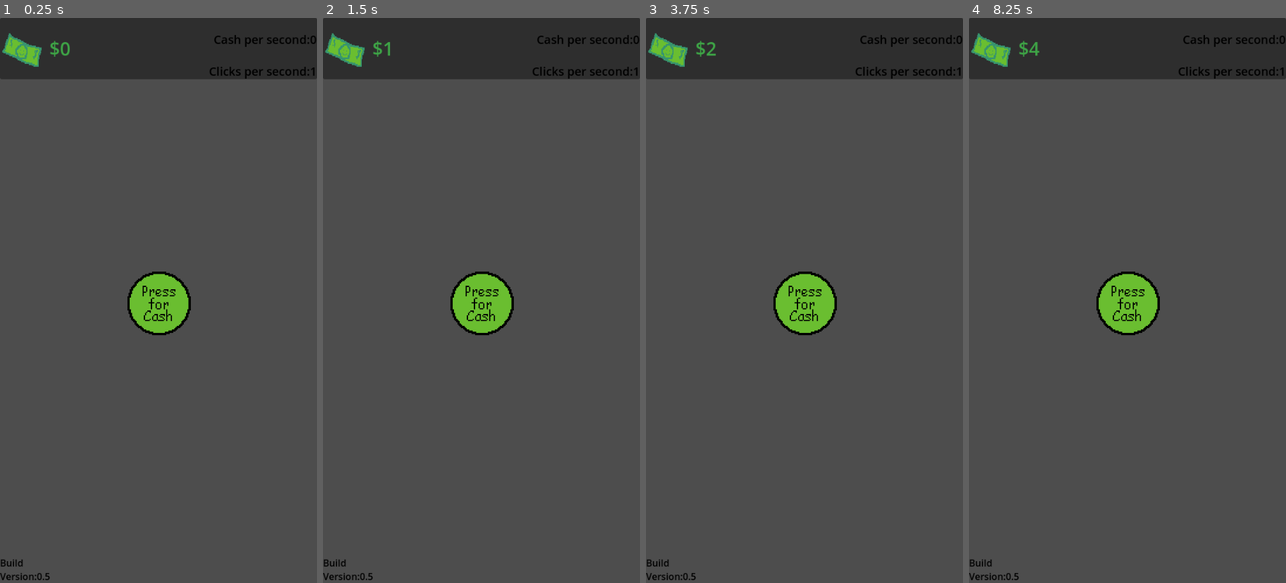
Above: before the commit, frames 1-4 (left to right).
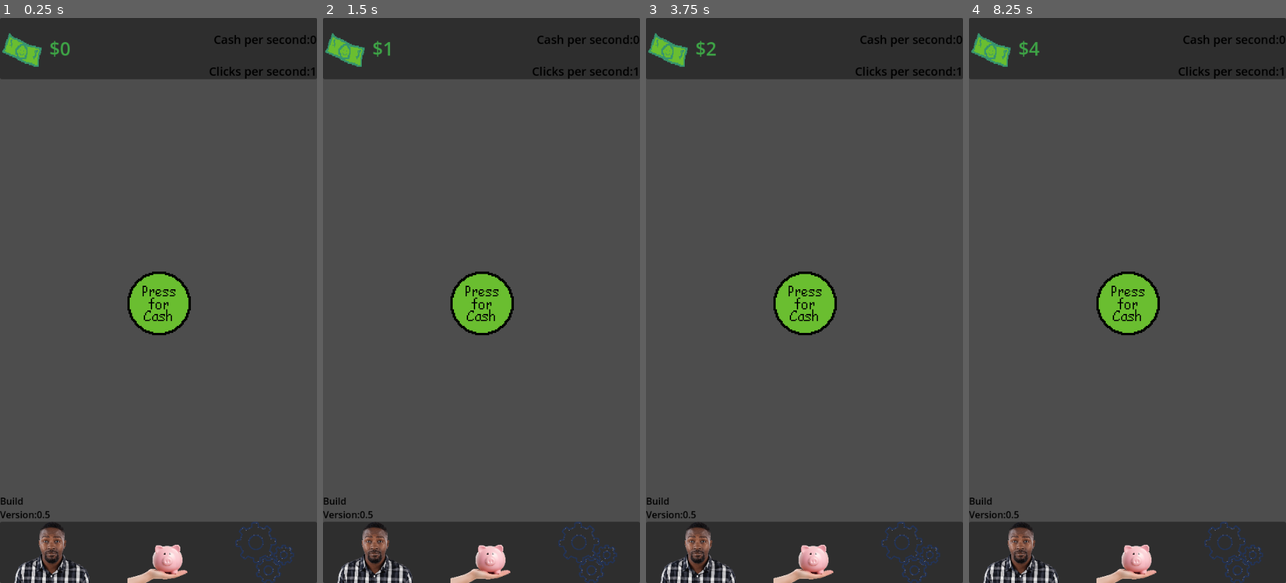
Above: after the commit, the same moments.

Repository: digitalpotato96/Clicker_Game
Game: Godot game, scene res://Scenes/Root.tscn
Two runs of this game, one before a commit and one after it. Both use one fixed random seed, a clock stepped at 60 frames per second and the inputs below.
Inputs (mouse positions are in pixels of both pictures, inside the frame that each line leads up to):
- Up to frame 1 (0.25 s): no input
- Up to frame 2 (1.5 s): click (481, 306) at 0.5 s; click (373, 554) at 1.27 s
- Up to frame 3 (3.75 s): click (804, 554) at 2.02 s; click (912, 554) at 2.77 s; click (804, 306) at 3.5 s
- Up to frame 4 (8.25 s): click (1019, 554) at 4.27 s; click (1127, 554) at 5.02 s; click (1127, 306) at 5.75 s; click (1019, 554) at 6.52 s; click (1127, 554) at 7.27 s; tap Enter at 8 s

The runs differ from the first frame. In frame 1, 11% of the frame differs, in the area x 0-100%, y 84-100%; in frame 2, 11%; in frame 3, 11%; in frame 4, 11%.

Commit message:
v1.5
Added bottom menu and buttons, as well as place holder art for said buttons.
also added clicker scene for clicker only parts and related scene parts.

Diff:
--- a/Legacy/Scenes/Main_UI.tscn
+++ b/Legacy/Scenes/Main_UI.tscn
@@ -1,9 +1,9 @@
 [gd_scene load_steps=6 format=3 uid="uid://bwl5rqw6jhicr"]
 
 [ext_resource type="Script" uid="uid://pmofxmqdd121" path="res://Legacy/Scripts/MainUI.gd" id="1_1b2bo"]
-[ext_resource type="Texture2D" uid="uid://bblxwa3dj8uoc" path="res://Legacy/Assets/piggy.png" id="2_v2k75"]
+[ext_resource type="Texture2D" uid="uid://bblxwa3dj8uoc" path="res://Sprites/piggy.png" id="2_v2k75"]
 [ext_resource type="Texture2D" uid="uid://cfvbx5510oq1o" path="res://Sprites/dollar.png" id="3_wk3fd"]
-[ext_resource type="Texture2D" uid="uid://cfovc2jo6at3l" path="res://Legacy/Assets/setting placeholder.png" id="4_w0gnm"]
+[ext_resource type="Texture2D" uid="uid://cfovc2jo6at3l" path="res://Sprites/setting placeholder.png" id="4_w0gnm"]
 [ext_resource type="Texture2D" uid="uid://b52cmpthoeur0" path="res://Legacy/Assets/Point.png" id="5_v2k75"]
 
 [node name="Main ui" type="CanvasLayer"]
--- a/Legacy/Scenes/shop_scene.tscn
+++ b/Legacy/Scenes/shop_scene.tscn
@@ -6,7 +6,7 @@
 [ext_resource type="Texture2D" uid="uid://c68k5wxc7dxc2" path="res://Legacy/Assets/Shop/Spud_talk.png" id="3_jwdga"]
 [ext_resource type="Texture2D" uid="uid://cfvbx5510oq1o" path="res://Sprites/dollar.png" id="4_jwdga"]
 [ext_resource type="Texture2D" uid="uid://d0knuymwg47rp" path="res://Legacy/Assets/Shop/plank.png" id="4_nkmxo"]
-[ext_resource type="Texture2D" uid="uid://cfovc2jo6at3l" path="res://Legacy/Assets/setting placeholder.png" id="5_uxpe5"]
+[ext_resource type="Texture2D" uid="uid://cfovc2jo6at3l" path="res://Sprites/setting placeholder.png" id="5_uxpe5"]
 [ext_resource type="Texture2D" uid="uid://b52cmpthoeur0" path="res://Legacy/Assets/Point.png" id="6_uxpe5"]
 
 [sub_resource type="Animation" id="Animation_bf58t"]
--- /dev/null
+++ b/Scenes/Menus_Interactions.gd
@@ -0,0 +1,22 @@
+extends PanelContainer
+
+
+# Called when the node enters the scene tree for the first time.
+func _ready() -> void:
+	pass # Replace with function body.
+
+# Called every frame. 'delta' is the elapsed time since the previous frame.
+func _process(delta: float) -> void:
+	pass
+
+#opens the theme menu when the button is pressed.
+func _on_custom_toggled(toggled_on: bool) -> void:
+	pass # Replace with function body.
+
+#triggers a transition to the shop scene when the button is pressed.
+func _on_shop_pressed() -> void:
+	pass # Replace with function body.
+
+#opens the settings menu when the button is pressed.
+func _on_settings_pressed() -> void:
+	pass # Replace with function body.
--- a/Scenes/Root.tscn
+++ b/Scenes/Root.tscn
@@ -1,10 +1,13 @@
-[gd_scene load_steps=6 format=3 uid="uid://bvcj6qe4ejd8k"]
+[gd_scene load_steps=9 format=3 uid="uid://bvcj6qe4ejd8k"]
 
 [ext_resource type="Texture2D" uid="uid://cfvbx5510oq1o" path="res://Sprites/dollar.png" id="1_a5hps"]
 [ext_resource type="Script" uid="uid://bn8si3ceu8npx" path="res://Scripts/Counter.gd" id="1_kqog5"]
 [ext_resource type="Script" uid="uid://billr0gixlytx" path="res://Scripts/Extra.gd" id="1_oss8w"]
-[ext_resource type="Script" uid="uid://2s8lhkynh6gp" path="res://Scripts/test_clicker.gd" id="4_oss8w"]
-[ext_resource type="Texture2D" uid="uid://ximrseswof51" path="res://Sprites/Money button.png" id="4_pl8e4"]
+[ext_resource type="Script" uid="uid://ddak1c14lxvje" path="res://Scenes/Menus_Interactions.gd" id="4_b3i5h"]
+[ext_resource type="Texture2D" uid="uid://bgixaqm1a5kbu" path="res://Sprites/Custom placeholder.png" id="4_is6ib"]
+[ext_resource type="Texture2D" uid="uid://cfovc2jo6at3l" path="res://Sprites/setting placeholder.png" id="4_oss8w"]
+[ext_resource type="Texture2D" uid="uid://bblxwa3dj8uoc" path="res://Sprites/piggy.png" id="4_pl8e4"]
+[ext_resource type="PackedScene" uid="uid://dxaurdtg58xtt" path="res://main_clciker_scene.tscn" id="4_sxhdm"]
 
 [node name="Main" type="Node"]
 script = ExtResource("1_oss8w")
@@ -62,12 +65,47 @@
 horizontal_alignment = 2
 vertical_alignment = 2
 
+[node name="Menu-Buttons" type="PanelContainer" parent="."]
+anchors_preset = -1
+anchor_top = 0.946
+anchor_right = 1.0
+anchor_bottom = 1.0
+offset_top = -52.16
+grow_horizontal = 2
+grow_vertical = 0
+script = ExtResource("4_b3i5h")
+
+[node name="HBoxContainer" type="HBoxContainer" parent="Menu-Buttons"]
+layout_mode = 2
+
+[node name="Custom" type="TextureButton" parent="Menu-Buttons/HBoxContainer"]
+layout_mode = 2
+size_flags_horizontal = 3
+texture_normal = ExtResource("4_is6ib")
+ignore_texture_size = true
+stretch_mode = 5
+
+[node name="Shop" type="TextureButton" parent="Menu-Buttons/HBoxContainer"]
+layout_mode = 2
+size_flags_horizontal = 3
+texture_normal = ExtResource("4_pl8e4")
+ignore_texture_size = true
+stretch_mode = 5
+
+[node name="Settings" type="TextureButton" parent="Menu-Buttons/HBoxContainer"]
+layout_mode = 2
+size_flags_horizontal = 3
+texture_normal = ExtResource("4_oss8w")
+ignore_texture_size = true
+stretch_mode = 5
+
 [node name="BuildVersion" type="RichTextLabel" parent="."]
-anchors_preset = 2
-anchor_top = 1.0
-anchor_bottom = 1.0
-offset_top = -31.0
+anchors_preset = -1
+anchor_top = 0.874
+anchor_bottom = 0.891
+offset_top = -15.04
 offset_right = 116.0
+offset_bottom = -0.360046
 grow_vertical = 0
 size_flags_horizontal = 3
 theme_override_colors/default_color = Color(0, 0, 0, 1)
@@ -78,19 +116,8 @@
 
 [node name="Added scene here" type="Node" parent="."]
 
-[node name="Clicker" type="TextureButton" parent="Added scene here"]
-anchors_preset = -1
-anchor_left = 0.401852
-anchor_top = 0.448958
-anchor_right = 0.601481
-anchor_bottom = 0.56125
-offset_right = 872.2
-offset_bottom = 872.2
-grow_horizontal = 2
-grow_vertical = 2
-scale = Vector2(0.11, 0.11)
-texture_normal = ExtResource("4_pl8e4")
-stretch_mode = 0
-script = ExtResource("4_oss8w")
+[node name="Main-Clciker-Scene" parent="Added scene here" instance=ExtResource("4_sxhdm")]
 
-[connection signal="pressed" from="Added scene here/Clicker" to="Added scene here/Clicker" method="_on_pressed"]
+[connection signal="toggled" from="Menu-Buttons/HBoxContainer/Custom" to="Menu-Buttons" method="_on_custom_toggled"]
+[connection signal="pressed" from="Menu-Buttons/HBoxContainer/Shop" to="Menu-Buttons" method="_on_shop_pressed"]
+[connection signal="pressed" from="Menu-Buttons/HBoxContainer/Settings" to="Menu-Buttons" method="_on_settings_pressed"]
--- /dev/null
+++ b/main_clciker_scene.tscn
@@ -0,0 +1,30 @@
+[gd_scene load_steps=3 format=3 uid="uid://dxaurdtg58xtt"]
+
+[ext_resource type="Texture2D" uid="uid://ximrseswof51" path="res://Sprites/Money button.png" id="1_j748x"]
+[ext_resource type="Script" uid="uid://2s8lhkynh6gp" path="res://Scripts/test_clicker.gd" id="2_ny0ae"]
+
+[node name="Main-Clciker-Scene" type="Control"]
+layout_mode = 3
+anchors_preset = 15
+anchor_right = 1.0
+anchor_bottom = 1.0
+grow_horizontal = 2
+grow_vertical = 2
+
+[node name="Clicker" type="TextureButton" parent="."]
+layout_mode = 1
+anchors_preset = -1
+anchor_left = 0.401852
+anchor_top = 0.448958
+anchor_right = 0.601481
+anchor_bottom = 0.56125
+offset_right = 872.2
+offset_bottom = 872.2
+grow_horizontal = 2
+grow_vertical = 2
+scale = Vector2(0.11, 0.11)
+texture_normal = ExtResource("1_j748x")
+stretch_mode = 0
+script = ExtResource("2_ny0ae")
+
+[connection signal="pressed" from="Clicker" to="Clicker" method="_on_pressed"]
Not shown, added: Scenes/Menus_Interactions.gd.uid
Binary file added: Sprites/Custom placeholder.png
Not shown, changed: Sprites/Custom placeholder.png.import
Renamed: Legacy/Assets/piggy.png -> Sprites/piggy.png
Not shown, changed: Sprites/piggy.png.import
Renamed: Legacy/Assets/setting placeholder.png -> Sprites/setting placeholder.png
Not shown, added: Sprites/setting placeholder.png.import
